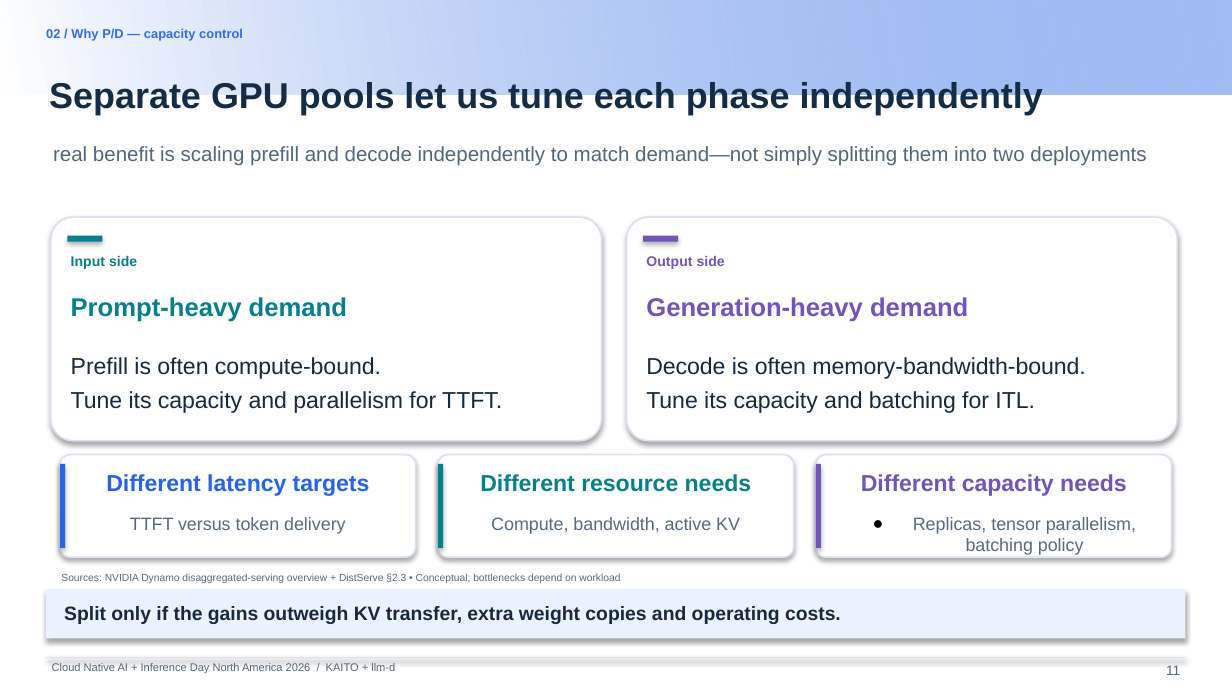
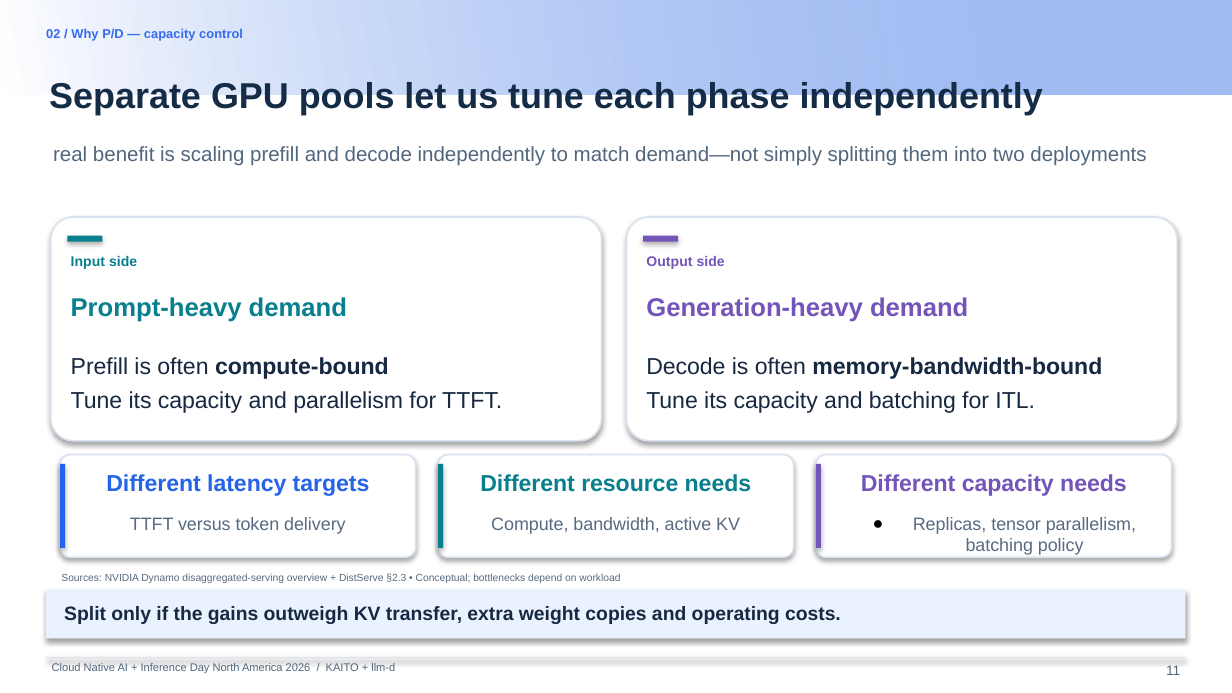
Before and after one commit to andyzhangx/demo, a slide deck: slide 11 of llm/pd-disaggregation/kubecon-na-2026-pd-disaggregation-kaito-llmd.pptx. Drawn at 1232x693 pixels with LibreOffice and Linux fonts; fonts in the diff are those of the drawing; background and template pictures are left out. Boxes give left, top, right and bottom in pixels: in the first picture for what was removed or moved away, otherwise in the second. Text is boxed around its words. In the diff, an @@ line names an element or a change of style, - is before the commit and + after.

```diff
--- a/llm/pd-disaggregation/kubecon-na-2026-pd-disaggregation-kaito-llmd.pptx
+++ b/llm/pd-disaggregation/kubecon-na-2026-pd-disaggregation-kaito-llmd.pptx
@@ text at (71,357,389,379): text changed @@
-Prefill is often compute-bound.
+Prefill is often compute-bound
@@ text at (646,357,1102,379): text changed; bold on @@
-Decode is often memory-bandwidth-bound.
+Decode is often memory-bandwidth-bound
```
Also in this commit, not shown: 16 other slides changed, 3 slides added, 1 slide removed.
